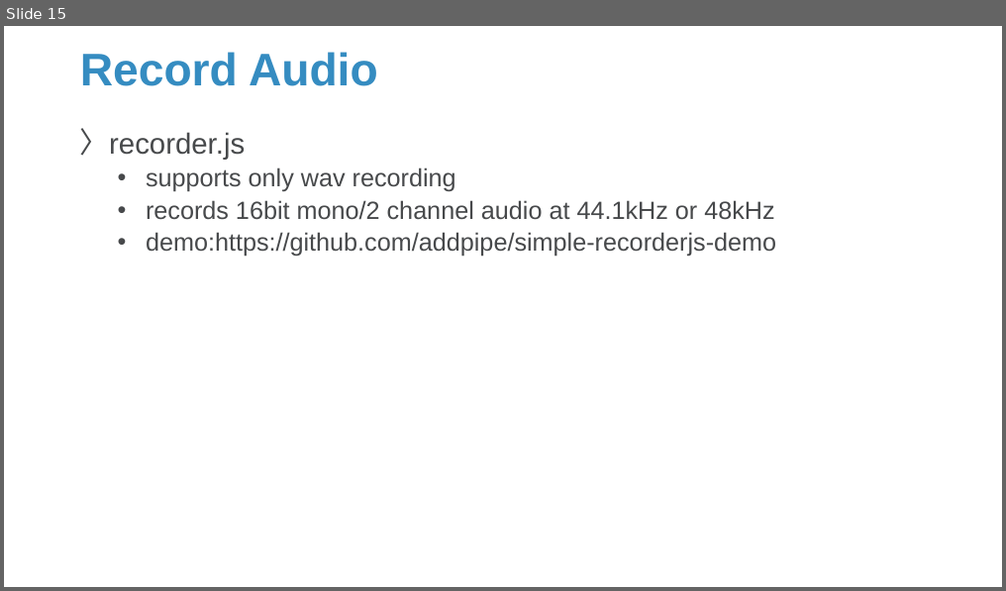
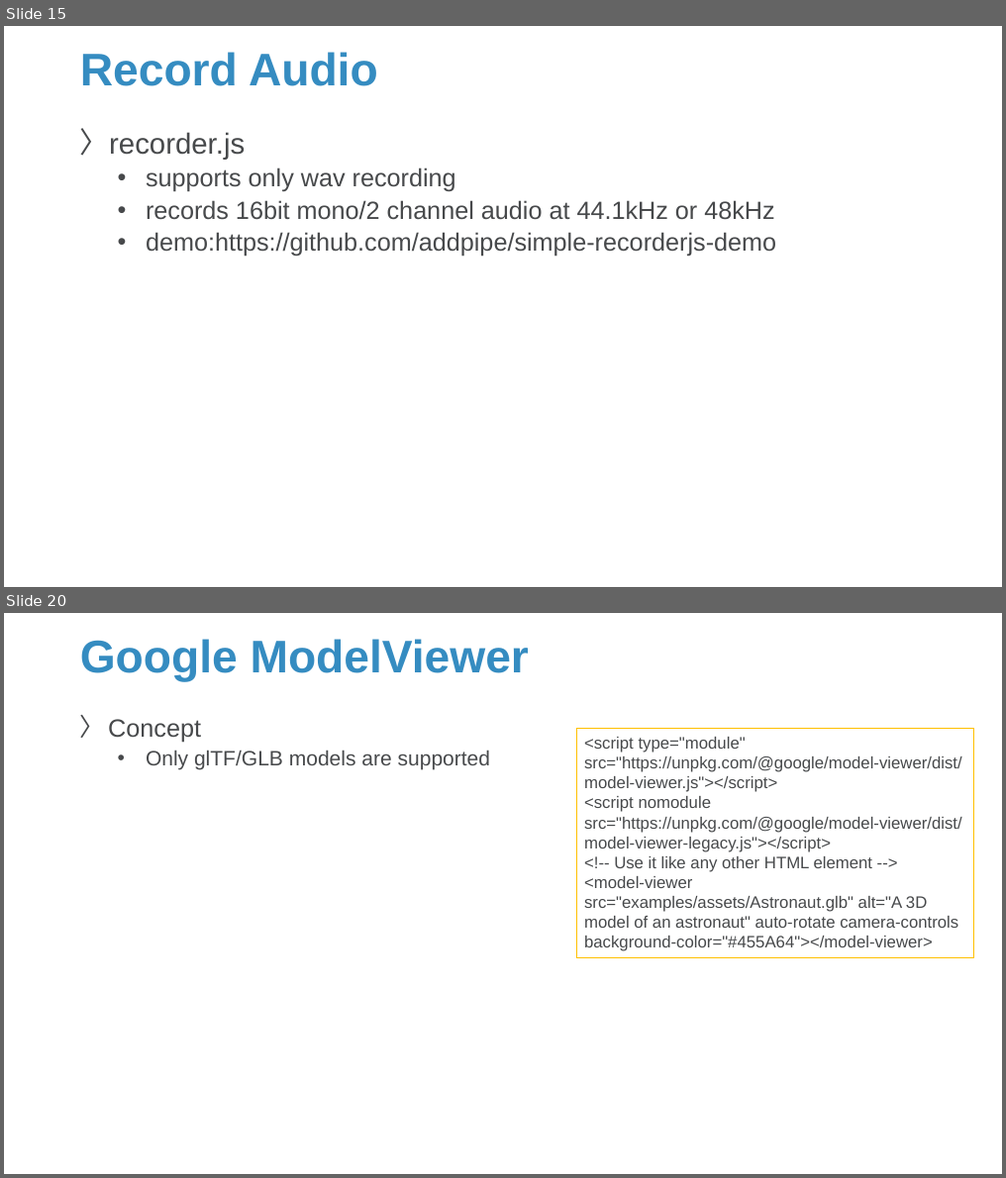
Before and after one commit to Sparks-Lu/TechNotes, a slide deck: Web/JavaScript-Notes.pptx. Shown one above the other, each under a label of ours: slide 15 before the commit, slides 15 and 20 after it; the slides between them are not shown. The pictures are 1006x591 and 1006x1178 pixels, drawn with LibreOffice and Linux fonts; fonts in the diff are those of the drawing; background and template pictures are left out. Boxes give left, top, right and bottom in pixels: in the first picture for what was removed or moved away, otherwise in the second. Text is boxed around its words. In the diff, an @@ line names an element or a change of style, - is before the commit and + after.

```diff
--- a/Web/JavaScript-Notes.pptx
+++ b/Web/JavaScript-Notes.pptx
@@ slide 20 added at (4, 613, 1002, 1174), background picture (left out) @@
@@ title added at (80, 639, 529, 682), 44 pt, text #358CC1, bold @@
+Google ModelViewer
@@ text added at (108, 719, 490, 770), 20 pt, text #47494B @@
+〉 Concept
+  • Only glTF/GLB models are supported
@@ rectangle added at (576, 729, 973, 959), outline #FFC000 0.75 pt, 16 pt, text #47494B @@
+<script type="module" src="https://unpkg.com/@google/model-viewer/dist/model-viewer.js"></script>
+<script nomodule src="https://unpkg.com/@google/model-viewer/dist/model-viewer-legacy.js"></script>
+<!-- Use it like any other HTML element -->
+<model-viewer src="examples/assets/Astronaut.glb" alt="A 3D model of an astronaut" auto-rotate camera-controls background-color="#455A64"></model-viewer>
```
Also in this commit, not shown: 1 slide changed, 4 other slides added, 14 other files.
